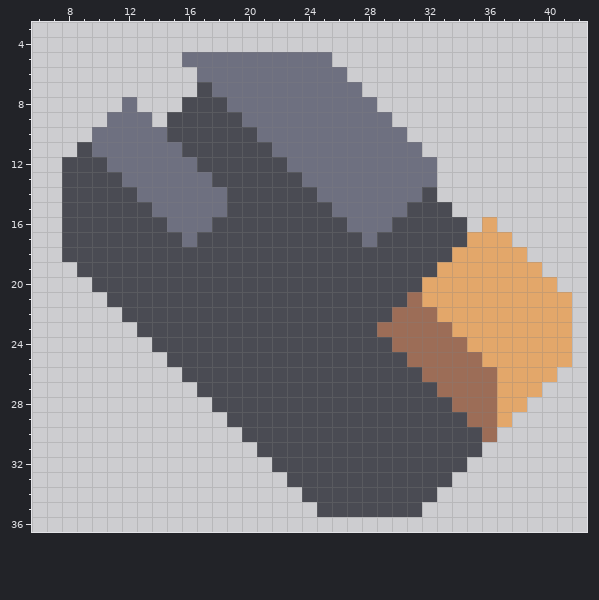
Two states of a pixel-art sprite, assets/sprites/blocks/turrets/clevicure/clevicure-bottom-r.png. Above: the version before the commit.
The file is 47x41 pixels. Shown: x 6..42, y 3..36.
After:
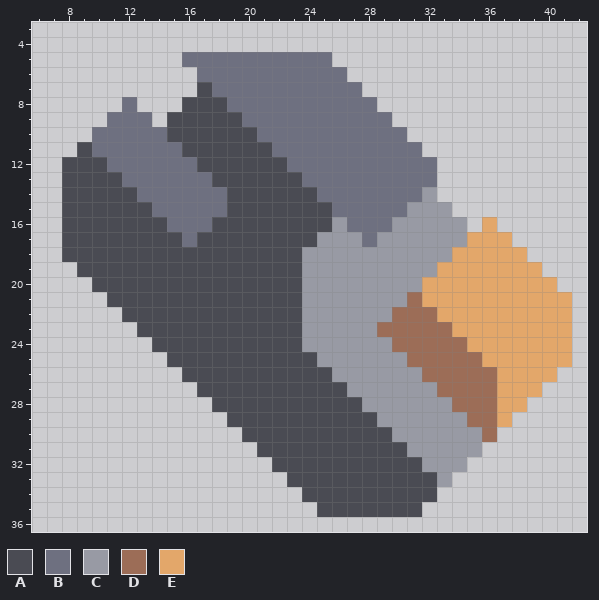
Palette (. is transparent): A #4a4b53  B #6e7080  C #989aa4  D #9c6d57  E #e3a76a
From old to new:
@@ x 22..37 @@
 13 AABBBBBBBBB.....
-14 AAABBBBBBBA.....
-15 AAAABBBBBAAA....
-16 AAAAABBBAAAAA.E.
-17 AAAAAABAAAAAAEEE
-18 AAAAAAAAAAAAEEEE
-19 AAAAAAAAAAAEEEEE
-20 AAAAAAAAAAEEEEEE
-21 AAAAAAAAADEEEEEE
-22 AAAAAAAADDDEEEEE
-23 AAAAAAADDDDDEEEE
-24 AAAAAAAADDDDDEEE
-25 AAAAAAAAADDDDDEE
-26 AAAAAAAAAADDDDDE
-27 AAAAAAAAAAADDDDE
-28 AAAAAAAAAAAADDDE
-29 AAAAAAAAAAAAADDE
-30 AAAAAAAAAAAAAAD.
-31 AAAAAAAAAAAAAA..
-32 AAAAAAAAAAAAA...
-33 .AAAAAAAAAAA....
+14 AAABBBBBBBC.....
+15 AAAABBBBBCCC....
+16 AAAACBBBCCCCC.E.
+17 AAACCCBCCCCCCEEE
+18 AACCCCCCCCCCEEEE
+19 AACCCCCCCCCEEEEE
+20 AACCCCCCCCEEEEEE
+21 AACCCCCCCDEEEEEE
+22 AACCCCCCDDDEEEEE
+23 AACCCCCDDDDDEEEE
+24 AACCCCCCDDDDDEEE
+25 AAACCCCCCDDDDDEE
+26 AAAACCCCCCDDDDDE
+27 AAAAACCCCCCDDDDE
+28 AAAAAACCCCCCDDDE
+29 AAAAAAACCCCCCDDE
+30 AAAAAAAACCCCCCD.
+31 AAAAAAAAACCCCC..
+32 AAAAAAAAAACCC...
+33 .AAAAAAAAAAC....
 34 ..AAAAAAAAA.....
Where, in picture pixels (left, top, right, bottom), the same in both pictures:
changed: (302, 187, 482, 487)
